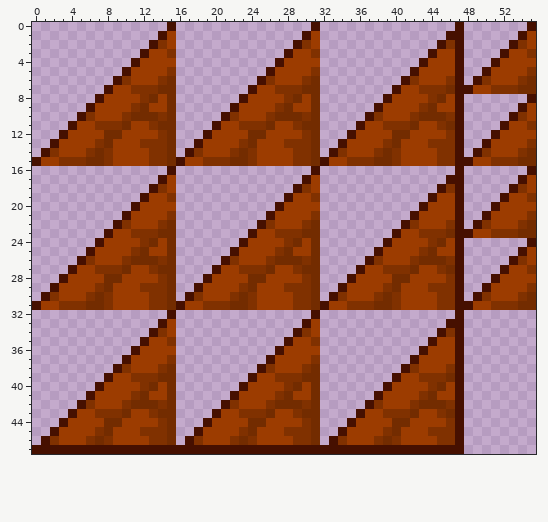
Edited in one commit: pixel-art sprite (public/images/surfaces/roof_tl.png). The first picture shows the starting point.
The file is 112x96 pixels, drawn in blocks of 2x2; one block is one cell here.
After:
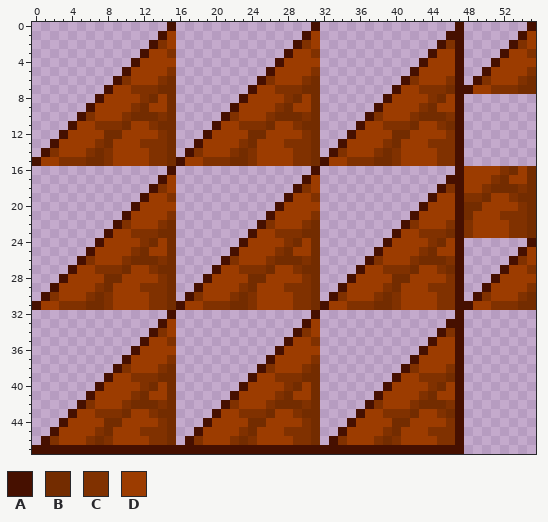
Palette (. is transparent): A #461000  B #732c00  C #803100  D #9c3c00
From the commit log: Roof skewed-surface corners fix
Changes in this commit:
Changed rows in their new state; - is an unchanged pixel.
first column x 48:
 8 -------.
 9 ------..
10 -----...
11 ----....
12 ---.....
13 --......
14 -.......
15 ........
16 DDDDCBDB
17 DDDCBDDB
18 DDCBBB-B
19 CCBDDCBB
20 BBDD--CB
21 BDD-CCCB
22 CDD--C--
23 C--DD-C-
Where, in picture pixels (left, top, right, bottom), the same in both pictures:
changed: (464, 94, 536, 238)
